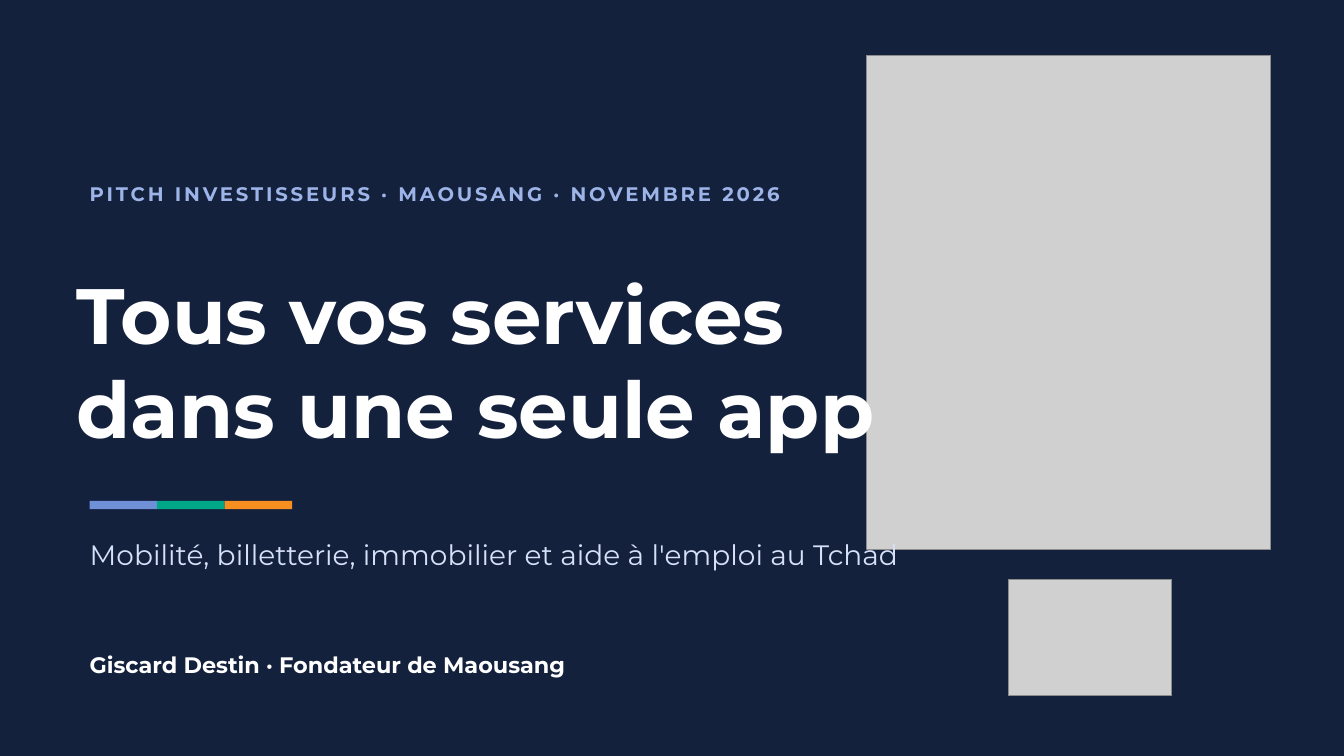
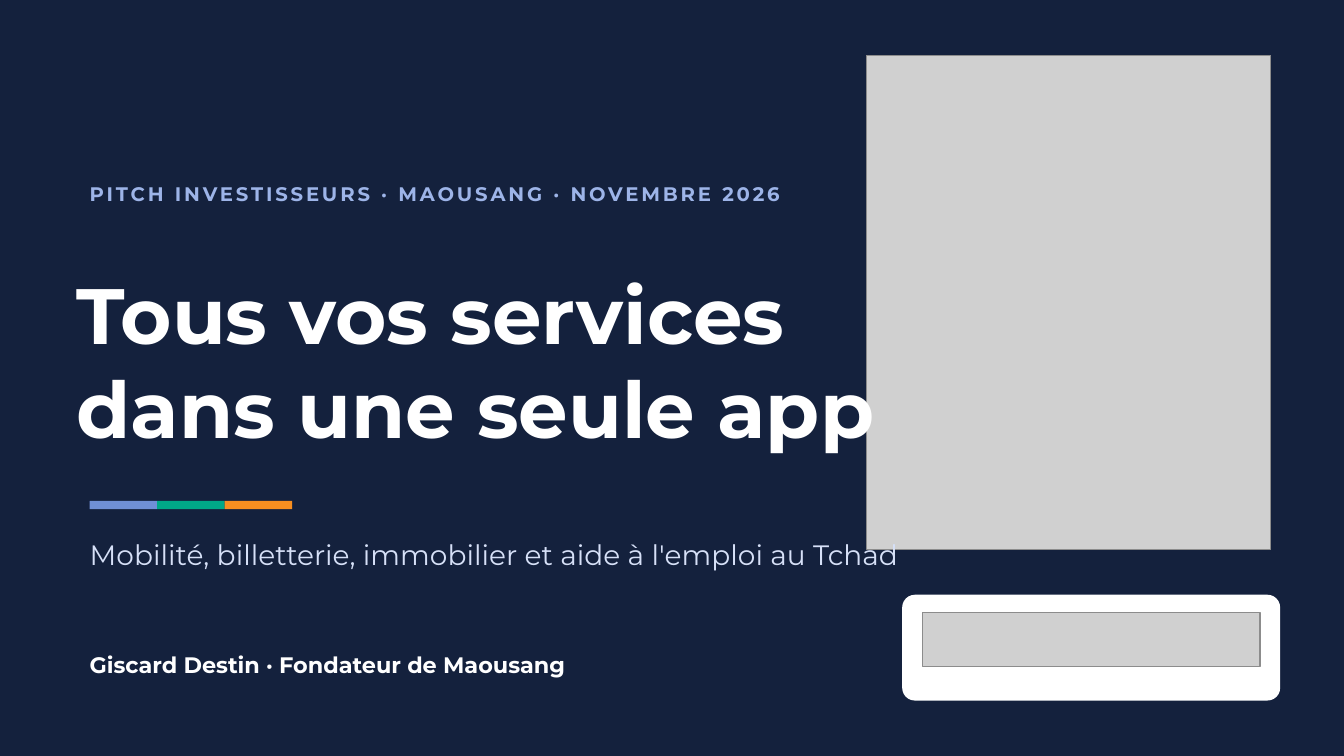
Before and after one commit to Mgdestin235/humanizer, a slide deck: slide 1 of maousang/livrables/MAOUSANG_PITCH_5MIN.pptx. Drawn at 1344x756 pixels with LibreOffice and Linux fonts; fonts in the diff are those of the drawing; grey boxes stand for pictures. Boxes give left, top, right and bottom in pixels: in the first picture for what was removed or moved away, otherwise in the second. Text is boxed around its words. In the diff, an @@ line names an element or a change of style, - is before the commit and + after.

```diff
--- a/maousang/livrables/MAOUSANG_PITCH_5MIN.pptx
+++ b/maousang/livrables/MAOUSANG_PITCH_5MIN.pptx
@@ rounded rectangle added at (902,595,1280,701), fill #FFFFFF @@
@@ picture removed at (1008,580,1172,696) @@
@@ picture added at (923,613,1260,666) @@
```
Also in this commit, not shown: 6 other files.
